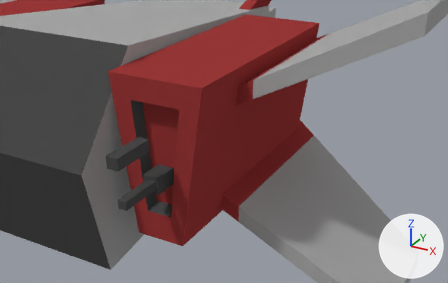
A saved change to the Blender file models/blender/spaceship2.blend.
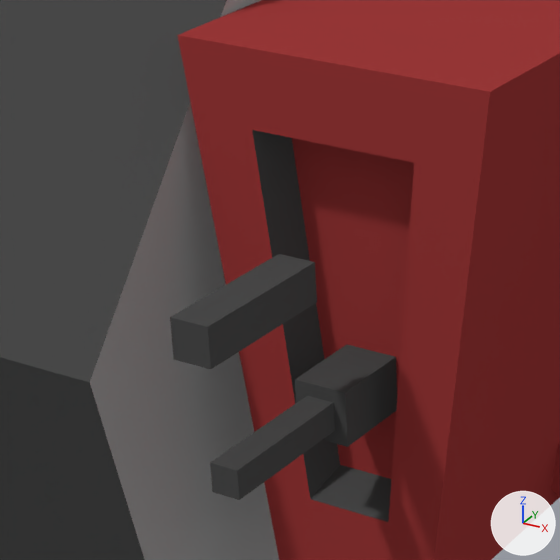
Old and new are each drawn from a 50 mm camera at (285.1, -377.1, 161.2) aimed at (133.4, -101.3, 23.3) and again close up on the part from 12% to 50% of the width and 22% to 81% of the height. Every picture has the same lights, and +X, +Y and +Z are marked at lower right.

Script lines for the objects in view, before the commit:
```python
ob_baseuppercannonleft = bpy.data.objects.new('baseUpperCannonLeft', me_spaceship2_001)
ob_baseuppercannonleft.parent = ob_boxleft
ob_baseuppercannonleft.location = (0.0, 0.0, 0.0)
ob_baseuppercannonleft.rotation_euler = (1.571, 0.0, 0.0)  # degrees (90, 0, 0)
ob_boxleft = bpy.data.objects.new('boxLeft', me_spaceship2)
ob_boxleft.parent = ob_hull
ob_boxleft.location = (0.0, 0.0, 0.0)
ob_boxleft.rotation_euler = (1.571, 0.0, 0.0)  # degrees (90, 0, 0)
ob_uppercannonleft = bpy.data.objects.new('upperCannonLeft', me_spaceship2_002)
ob_uppercannonleft.parent = ob_baseuppercannonleft
ob_uppercannonleft.location = (0.0, 0.0, 0.0)
ob_uppercannonleft.rotation_euler = (1.571, 0.0, 0.0)  # degrees (90, 0, 0)
# also in view: 'hull' at (0.0, -3.3, 0.4); 'baseLowerCannonLeft' at (99.5, -116.9, -1.5); 'lowerCannonLeft' at (99.5, -137.6, -1.5)
```
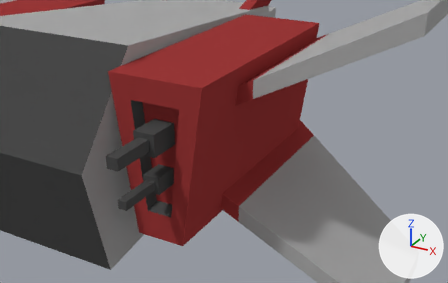
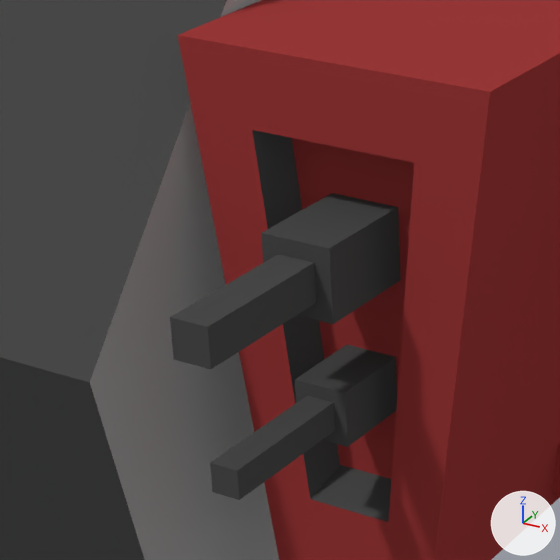
Commit message: Improve spaceship2 model

Where the newer file only moved an object's origin or applied its transform, the numbers keep the older frame.

The edits, one by one:
Object 'baseUpperCannonLeft' (ob_baseuppercannonleft) is now shown.

What differs and where, as boxes [x1, y1, x2, y2] in the close-ups (560 x 560 px):
'baseUpperCannonLeft', shown
    after: [261, 193, 401, 324]
